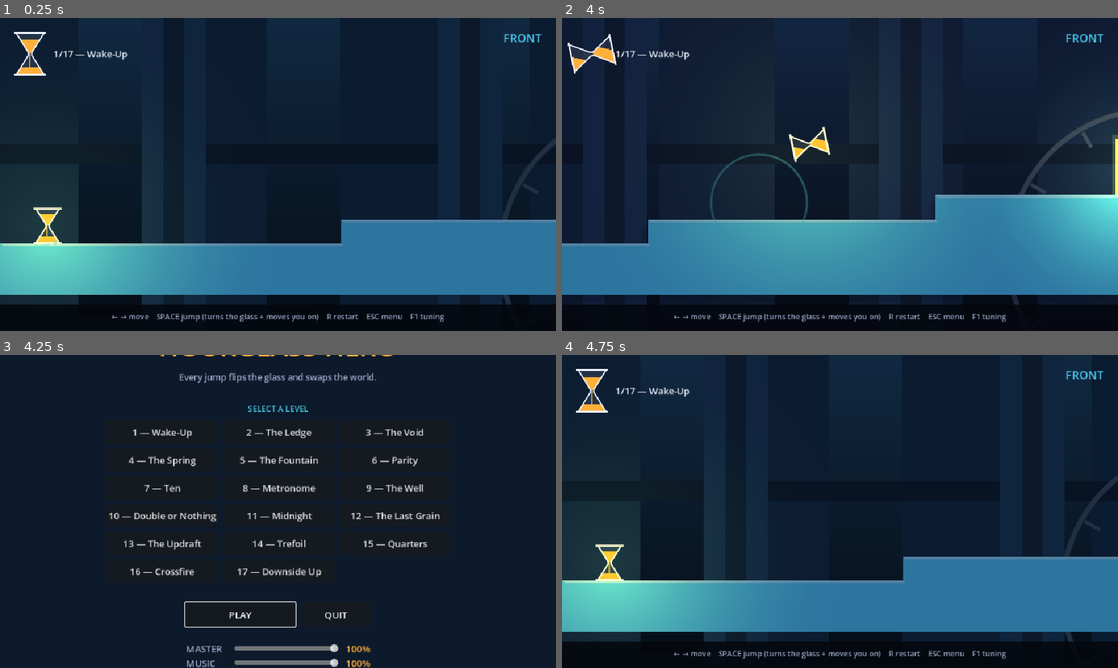
Above: before the commit, frames 1-4 (two rows, left to right).
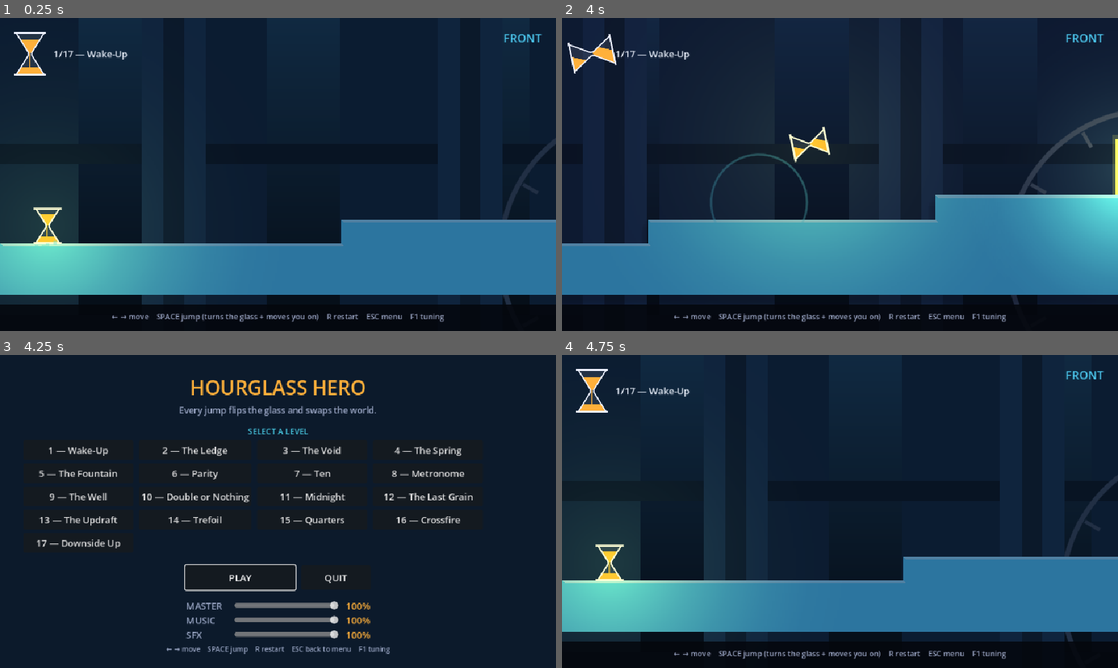
Above: after the commit, the same moments.

Repository: Athryell/GMTK-Game-Jam-2026
Game: Godot game, scene res://scenes/main.tscn
Two runs of this game, one before a commit and one after it. Both use one fixed random seed, a clock stepped at 60 frames per second and the inputs below. Sound files missing from this copy of the repository are replaced by a short silence.
Inputs:
- Up to frame 1 (0.25 s): no input
- Up to frame 2 (4 s): tap Enter at 0.5 s; hold Right (move_right) 0.53-2.03 s; tap Space (jump) at 0.77, 1.52, 3.02, 3.77 s; hold Left (move_left) 2.03-2.78 s; hold Right (move_right) from 2.78 s (still down)
- Up to frame 3 (4.25 s): keep holding Right (move_right); tap Escape (menu) at 4.15 s
- Up to frame 4 (4.75 s): release Right (move_right) at 4.25 s; click "PLAY" at 4.25 s

Frames 1-2 are identical in both runs. In frame 3, 9.7% of the frame differs, in the area x 6-85%, y 0-100%; in frame 4, nothing differs.

Commit message:
fix(hourglass-hero): fit the whole menu on screen
Seventeen levels in a three-wide grid ran off both ends of the 960x540 view,
taking the title and the volume sliders with them. Four columns and tighter
chrome bring it back inside, and the grid now sits in a ScrollContainer so the
next level pushes a scrollbar instead of pushing the title off the top.

Co-Authored-By: Claude Opus 5 <noreply@anthropic.com>

Diff:
--- a/hourglass_hero_godot/scenes/ui/main_menu.tscn
+++ b/hourglass_hero_godot/scenes/ui/main_menu.tscn
@@ -32,13 +32,13 @@
 offset_bottom = -24.0
 grow_horizontal = 2
 grow_vertical = 2
-theme_override_constants/separation = 10
+theme_override_constants/separation = 5
 alignment = 1
 
 [node name="Title" type="Label" parent="Layout" unique_id=50347785]
 layout_mode = 2
 theme_override_colors/font_color = Color(1, 0.69, 0.227, 1)
-theme_override_font_sizes/font_size = 46
+theme_override_font_sizes/font_size = 34
 text = "HOURGLASS HERO"
 horizontal_alignment = 1
 
@@ -50,7 +50,7 @@
 horizontal_alignment = 1
 
 [node name="Spacer" type="Control" parent="Layout" unique_id=834649907]
-custom_minimum_size = Vector2(0, 14)
+custom_minimum_size = Vector2(0, 6)
 layout_mode = 2
 
 [node name="SelectLabel" type="Label" parent="Layout" unique_id=2125353388]
@@ -60,15 +60,22 @@
 text = "SELECT A LEVEL"
 horizontal_alignment = 1
 
-[node name="Levels" type="GridContainer" parent="Layout" unique_id=1821599908]
+[node name="LevelScroll" type="ScrollContainer" parent="Layout" unique_id=1821599909]
+layout_mode = 2
+size_flags_vertical = 3
+horizontal_scroll_mode = 0
+follow_focus = true
+
+[node name="Levels" type="GridContainer" parent="Layout/LevelScroll" unique_id=1821599908]
 layout_mode = 2
 size_flags_horizontal = 4
+size_flags_vertical = 4
 theme_override_constants/h_separation = 10
-theme_override_constants/v_separation = 8
-columns = 3
+theme_override_constants/v_separation = 6
+columns = 4
 
 [node name="Spacer2" type="Control" parent="Layout" unique_id=1708898106]
-custom_minimum_size = Vector2(0, 14)
+custom_minimum_size = Vector2(0, 6)
 layout_mode = 2
 
 [node name="Actions" type="HBoxContainer" parent="Layout" unique_id=1814017716]
--- a/hourglass_hero_godot/scripts/ui/main_menu.gd
+++ b/hourglass_hero_godot/scripts/ui/main_menu.gd
@@ -4,7 +4,7 @@
 
 const GAME_SCENE := "res://scenes/main.tscn"
 
-@onready var _grid: GridContainer = $Layout/Levels
+@onready var _grid: GridContainer = $Layout/LevelScroll/Levels
 @onready var _quit: Button = $Layout/Actions/Quit
 @onready var _play: Button = $Layout/Actions/Play
 
@@ -21,7 +21,7 @@
 	for i in Game.level_scenes.size():
 		var button := Button.new()
 		button.text = "%d — %s" % [i + 1, Game.level_names[i]]
-		button.custom_minimum_size = Vector2(190.0, 40.0)
+		button.custom_minimum_size = Vector2(190.0, 34.0)
 		button.disabled = not Game.is_unlocked(i)
 		# `bind(i)` captures the index now, not the loop variable's final value.
 		button.pressed.connect(_start.bind(i))
